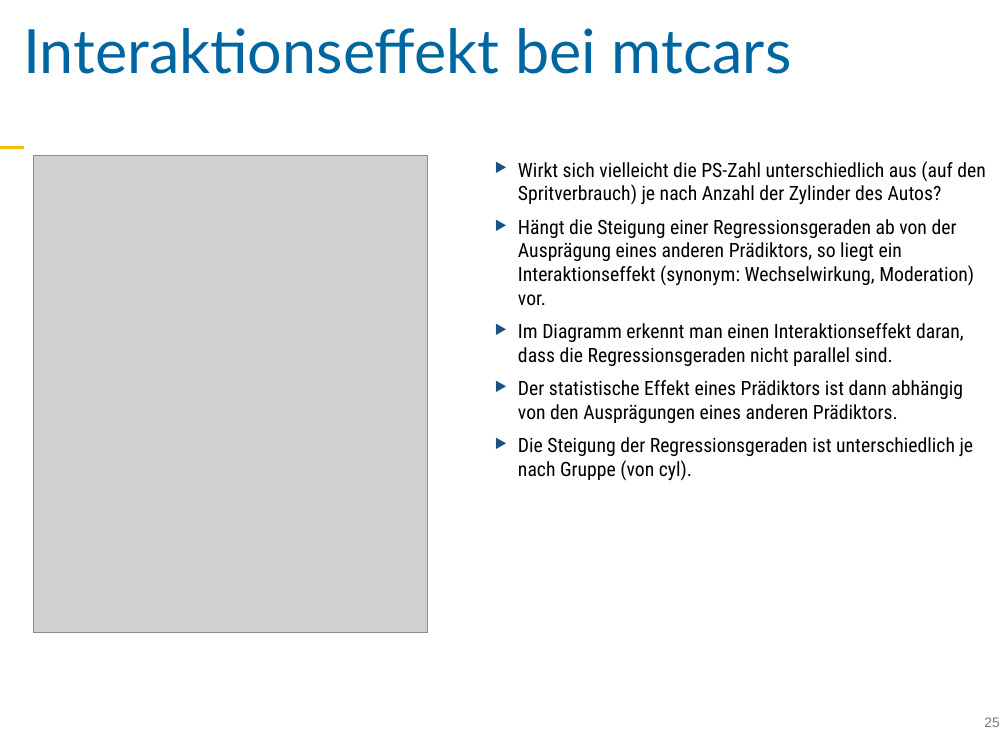
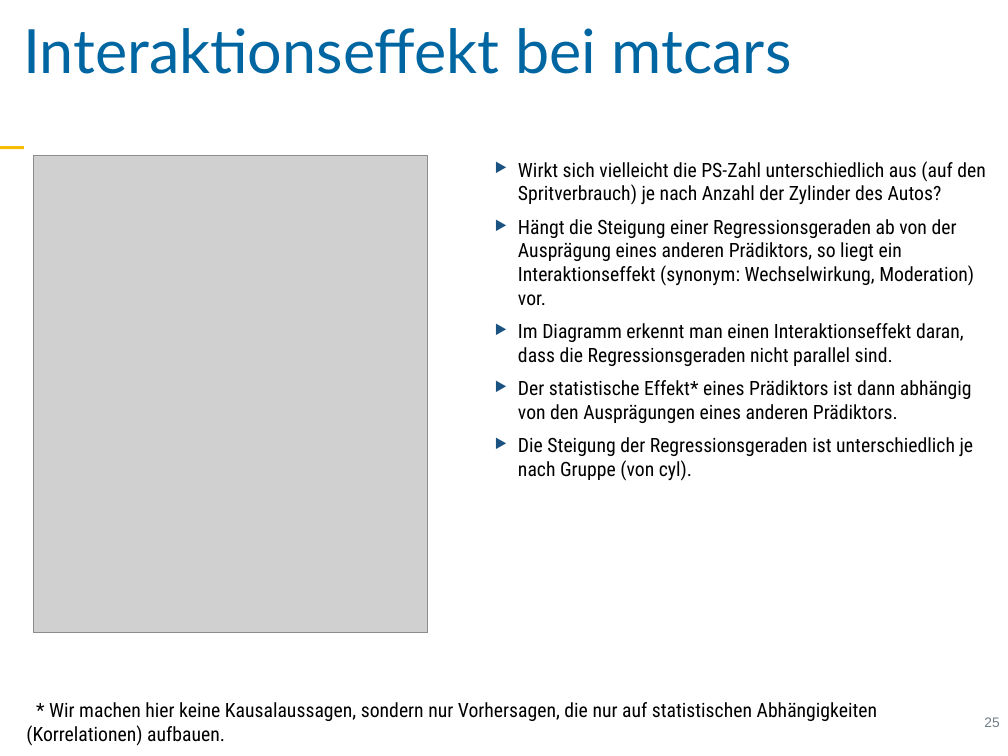
Before and after one commit to sebastiansauer/vorhersagemodellierung, a slide deck: slide 25 of Skript-Folien/QM1-Thema11.pptx. Drawn at 1008x756 pixels with LibreOffice and Linux fonts; fonts in the diff are those of the drawing; grey boxes stand for pictures. Boxes give left, top, right and bottom in pixels: in the first picture for what was removed or moved away, otherwise in the second. Text is boxed around its words. In the diff, an @@ line names an element or a change of style, - is before the commit and + after.

```diff
--- a/Skript-Folien/QM1-Thema11.pptx
+++ b/Skript-Folien/QM1-Thema11.pptx
@@ text at (518,380,972,423): text changed @@
-‣ Der statistische Effekt eines Prädiktors ist dann abhängig von den Ausprägungen eines anderen Prädiktors.
+‣ Der statistische Effekt* eines Prädiktors ist dann abhängig von den Ausprägungen eines anderen Prädiktors.
@@ text added at (26,702,878,746), 20 pt, text #000000 @@
+* Wir machen hier keine Kausalaussagen, sondern nur Vorhersagen, die nur auf statistischen Abhängigkeiten (Korrelationen) aufbauen.
```
Also in this commit, not shown: 20 other slides changed, 6 other files.
